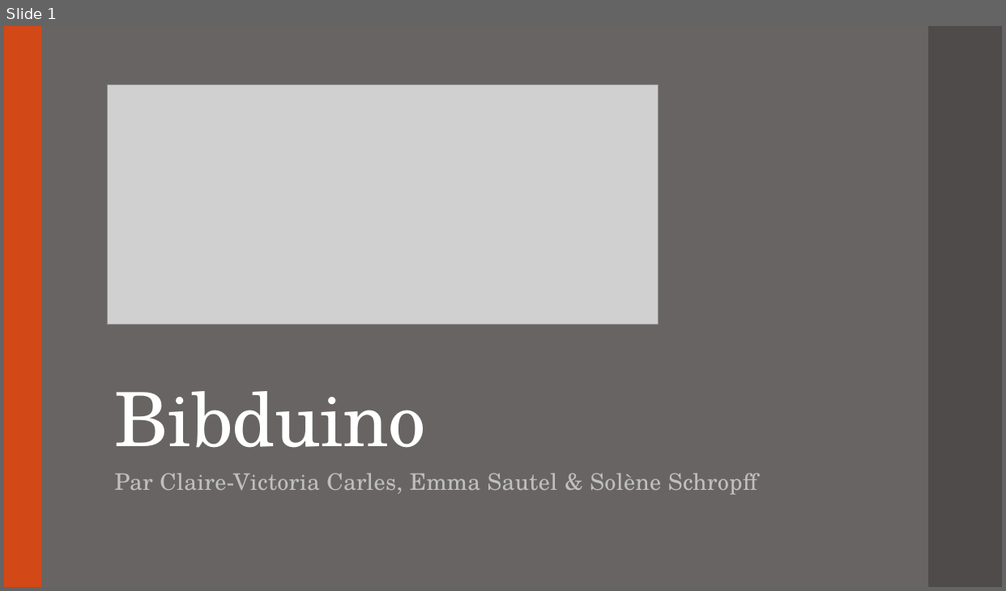
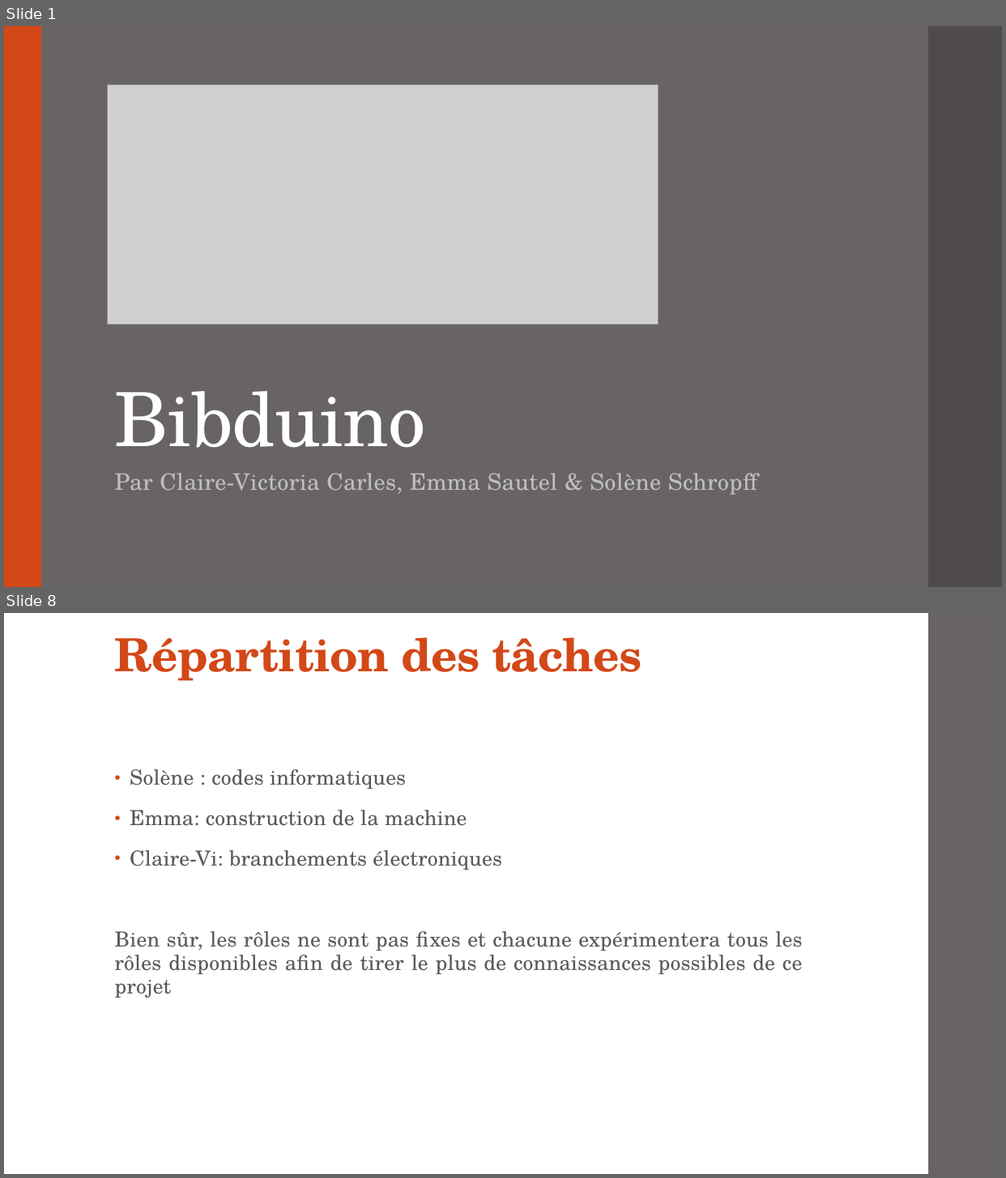
Before and after one commit to cvcarles/Bibduino, a slide deck: doc/Projet Bibduino.pptx. Shown one above the other, each under a label of ours: slide 1 before the commit, slides 1 and 8 after it; the slides between them are not shown. The pictures are 1006x591 and 1006x1178 pixels, drawn with LibreOffice and Linux fonts; fonts in the diff are those of the drawing; grey boxes stand for pictures. Boxes give left, top, right and bottom in pixels: in the first picture for what was removed or moved away, otherwise in the second. Text is boxed around its words. In the diff, an @@ line names an element or a change of style, - is before the commit and + after.

```diff
--- a/doc/Projet Bibduino.pptx
+++ b/doc/Projet Bibduino.pptx
@@ slide 8 added at box(4, 613, 1002, 1174), background #FFFFFF @@
@@ rectangle added at box(928, 613, 1002, 1174), fill #696464 @@
@@ title added at box(115, 637, 641, 681), 44 pt, text #D34817, bold @@
+Répartition des tâches
@@ text added at box(115, 769, 802, 998), 20 pt, text #595959 @@
+• Solène : codes informatiques
+• Emma: construction de la machine
+• Claire-Vi: branchements électroniques
+Bien sûr, les rôles ne sont pas fixes et chacune expérimentera tous les rôles disponibles afin de tirer le plus de connaissances possibles de ce projet
```
Also in this commit, not shown: 6 slides changed, 2 other slides added, 3 slides removed.
